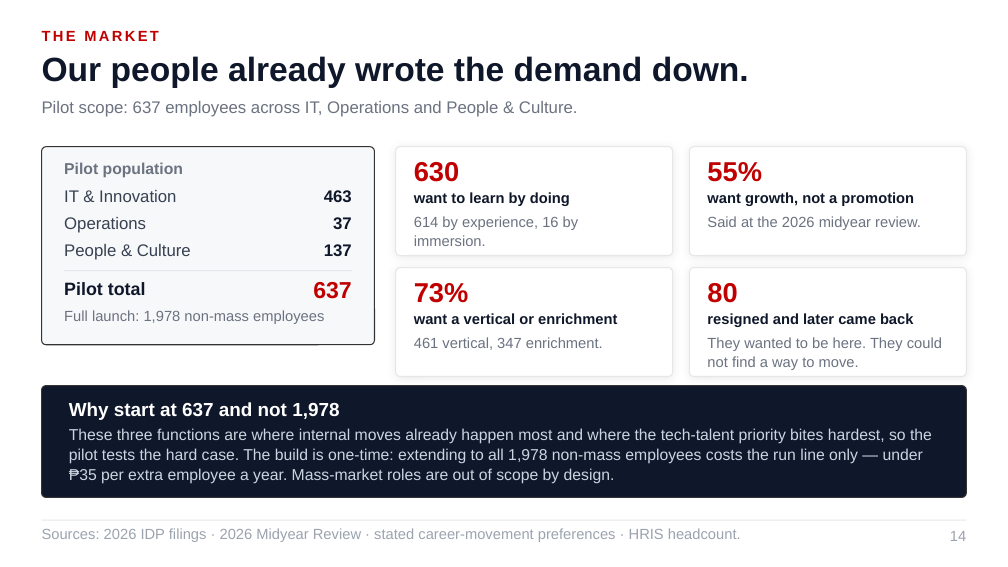
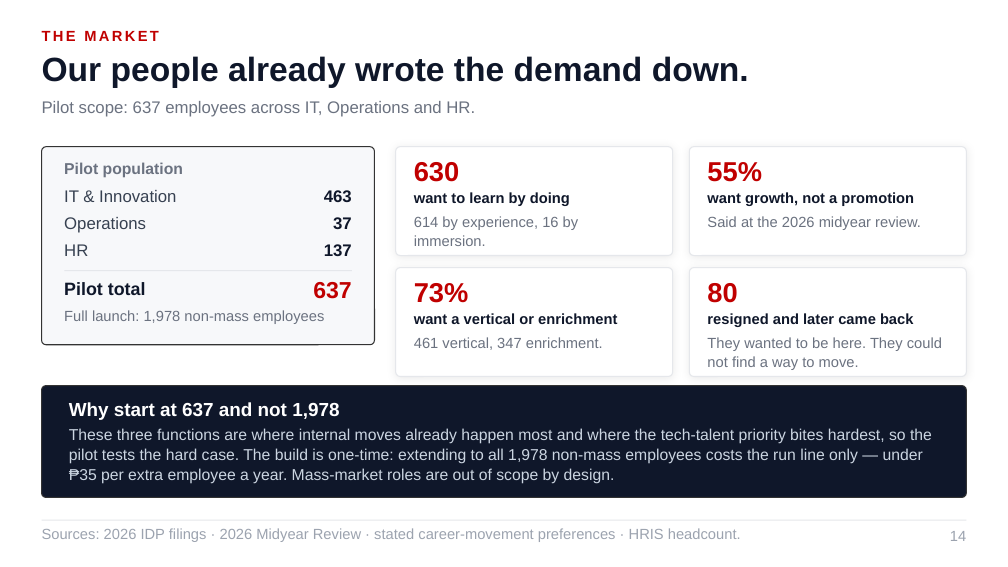
Before and after one commit to Ruffa06/Talent-Marketplace, a slide deck: slide 14 of docs/Growth_Talent_Marketplace_ALP.pptx. Drawn at 1008x567 pixels with LibreOffice and Linux fonts; fonts in the diff are those of the drawing. Boxes give left, top, right and bottom in pixels: in the first picture for what was removed or moved away, otherwise in the second. Text is boxed around its words. In the diff, an @@ line names an element or a change of style, - is before the commit and + after.

```diff
--- a/docs/Growth_Talent_Marketplace_ALP.pptx
+++ b/docs/Growth_Talent_Marketplace_ALP.pptx
@@ text at <box>42,101,475,117</box>: text changed @@
-Pilot scope: 637 employees across IT, Operations and People & Culture.
+Pilot scope: 637 employees across IT, Operations and HR.
@@ text at <box>64,244,88,256</box>: text changed @@
-People & Culture
+HR
```
Also in this commit, not shown: 13 other slides changed, 4 other files.
